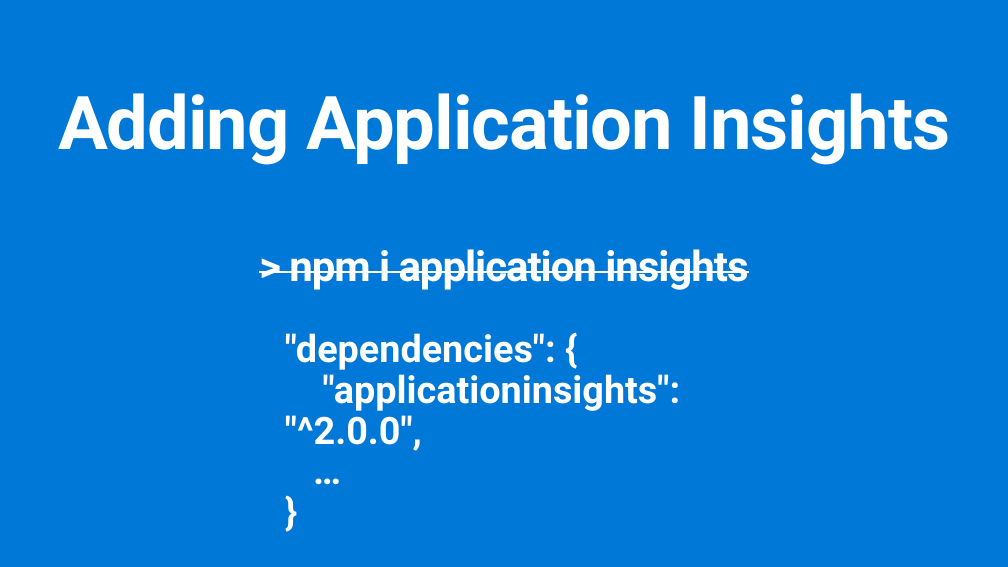
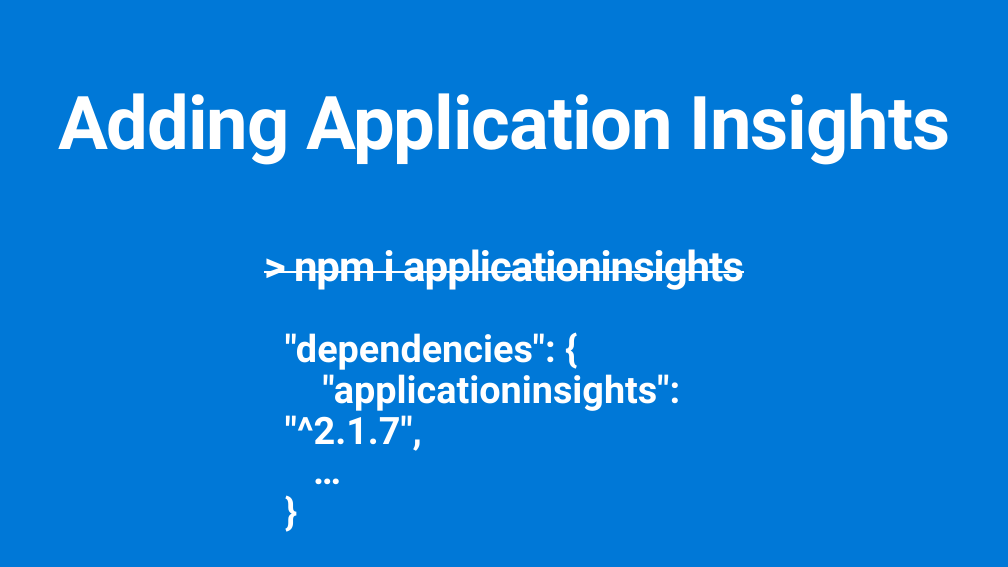
Before and after one commit to ActiveSolution/aiw-cloud-native, a slide deck: slide 45 of AIW Cloud Native.pptx (slide 44 before the commit). Drawn at 1008x567 pixels with LibreOffice and Linux fonts; fonts in the diff are those of the drawing. Boxes give left, top, right and bottom in pixels: in the first picture for what was removed or moved away, otherwise in the second. Text is boxed around its words. In the diff, an @@ line names an element or a change of style, - is before the commit and + after.

```diff
--- a/AIW Cloud Native.pptx
+++ b/AIW Cloud Native.pptx
@@ title at [58,93,951,290]: spaces changed @@
-Adding Application Insights
-> npm i application insights
+Adding Application Insights
+> npm i applicationinsights
@@ text at [285,333,681,451]: text changed @@
-"dependencies": {
-"applicationinsights": "^2.0.0",
-…
-}
+"dependencies": {
+"applicationinsights": "^2.1.7",
+…
+}
```
Also in this commit, not shown: 6 other slides changed, 3 slides added, 1 slide removed.
